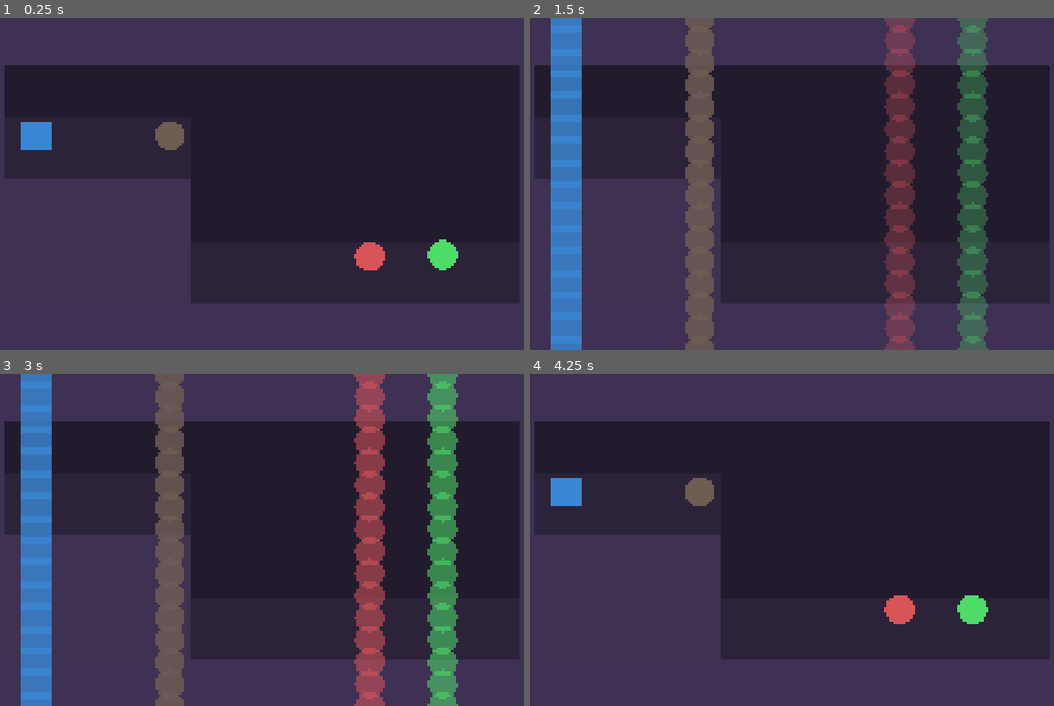
Above: before the commit, frames 1-4 (two rows, left to right).
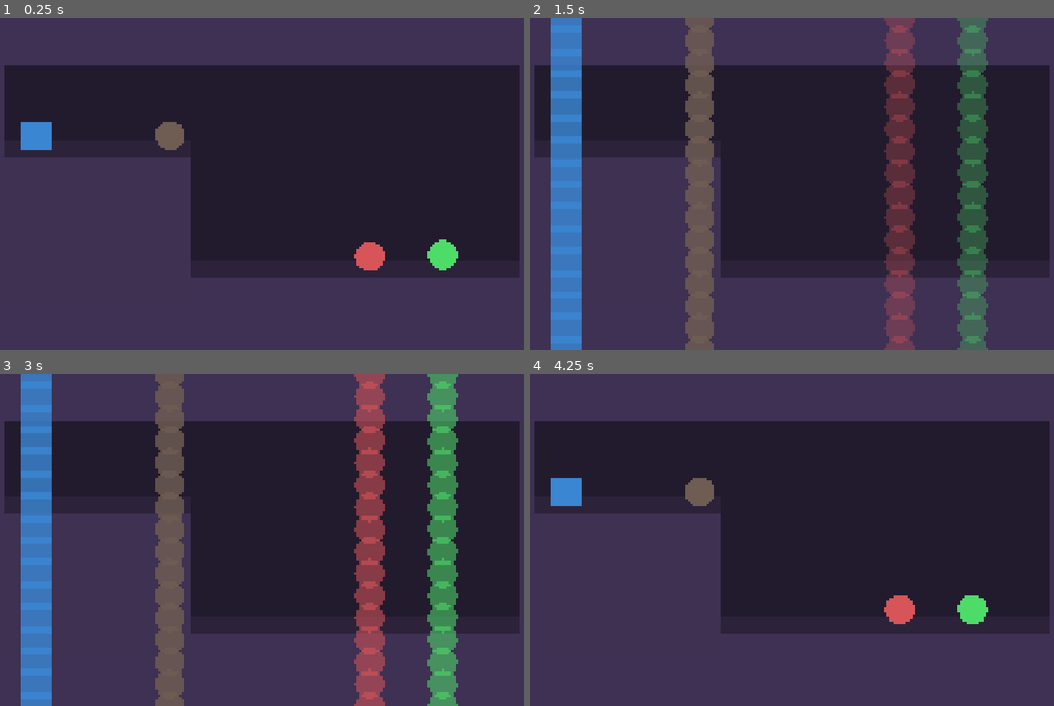
Above: after the commit, the same moments.

Repository: Z53-INCOMING/circular-present
Game: Godot game, scene res://world.tscn
Two runs of this game, one before a commit and one after it. Both use one fixed random seed, a clock stepped at 60 frames per second and the inputs below.
Inputs (mouse positions are in pixels of both pictures, inside the frame that each line leads up to):
- Up to frame 1 (0.25 s): no input
- Up to frame 2 (1.5 s): tap Enter (ui_accept) at 0.5, 0.77, 1.25 s; move the mouse to (923, 167) at 0.52 s; hold Up (ui_up) 0.53-1.28 s; click (923, 167) at 0.67 s; move the mouse to (671, 200) at 1.27 s; hold Down (ui_down) from 1.28 s (still down)
- Up to frame 3 (3 s): tap Enter (ui_accept) at 1.52, 2 s; move the mouse to (319, 466) at 2.02 s; release Down (ui_down) at 2.03 s; hold Up (ui_up) from 2.03 s (still down); move the mouse to (230, 606) at 2.77 s; click (230, 606) at 2.92 s
- Up to frame 4 (4.25 s): tap Enter (ui_accept) at 3.02, 3.5, 3.77 s; move the mouse to (970, 589) at 3.52 s; release Up (ui_up) at 3.53 s; hold Down (ui_down) from 3.53 s (still down)

The runs differ from the first frame. In frame 1, 4.9% of the frame differs, in the area x 36-100%, y 78-86%; in frame 2, 4.1%; in frame 3, 4.1%; in frame 4, 4.9%.

Commit message:
make floors thinner

Diff:
--- a/world.tscn
+++ b/world.tscn
@@ -30,14 +30,14 @@
 offset_left = 162.0
 offset_top = 208.0
 offset_right = 2398.0
-offset_bottom = 1232.0
+offset_bottom = 1102.0
 color = Color(0.135331, 0.105935, 0.180933, 1)
 
 [node name="Floor" type="ColorRect" parent="."]
 offset_left = 162.0
-offset_top = 970.0
+offset_top = 1048.0
 offset_right = 2398.0
-offset_bottom = 1232.0
+offset_bottom = 1124.0
 color = Color(0.173615, 0.138266, 0.228454, 1)
 
 [node name="Box" type="StaticBody2D" parent="."]
@@ -77,9 +77,9 @@
 
 [node name="ColorRect2" type="ColorRect" parent="Cliff"]
 offset_left = 162.0
-offset_top = 434.0
+offset_top = 527.0
 offset_right = 974.0
-offset_bottom = 696.0
+offset_bottom = 603.0
 color = Color(0.172549, 0.137255, 0.227451, 1)
 
 [node name="CircularPresentObject" parent="." instance=ExtResource("2_fj7yv")]
